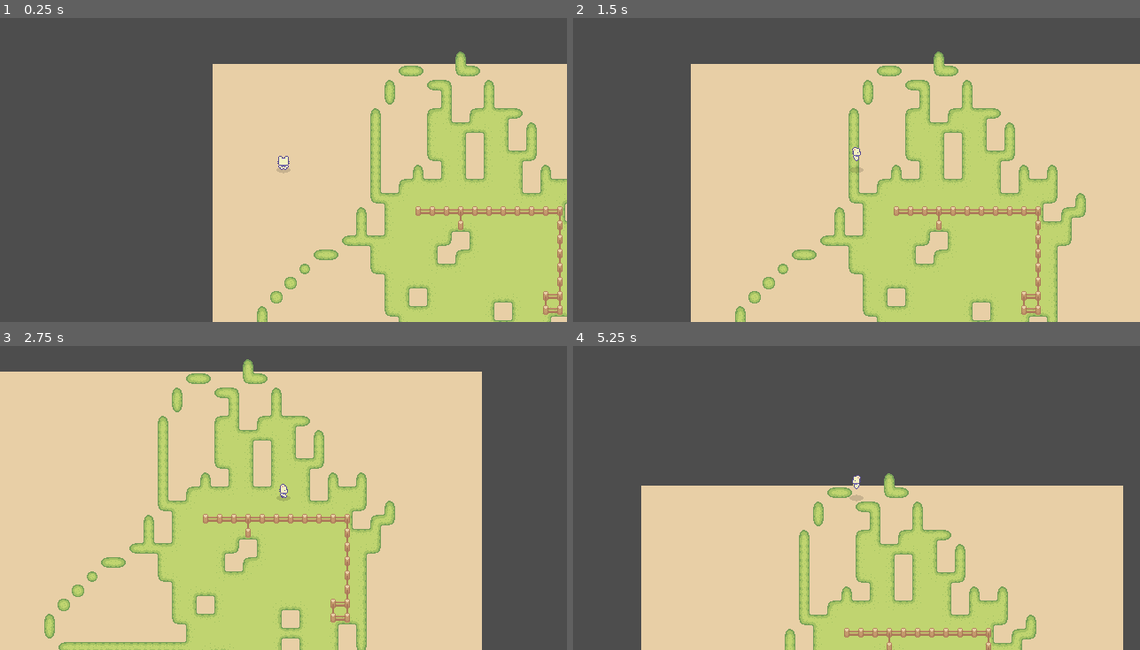
Above: before the commit, frames 1-4 (two rows, left to right).
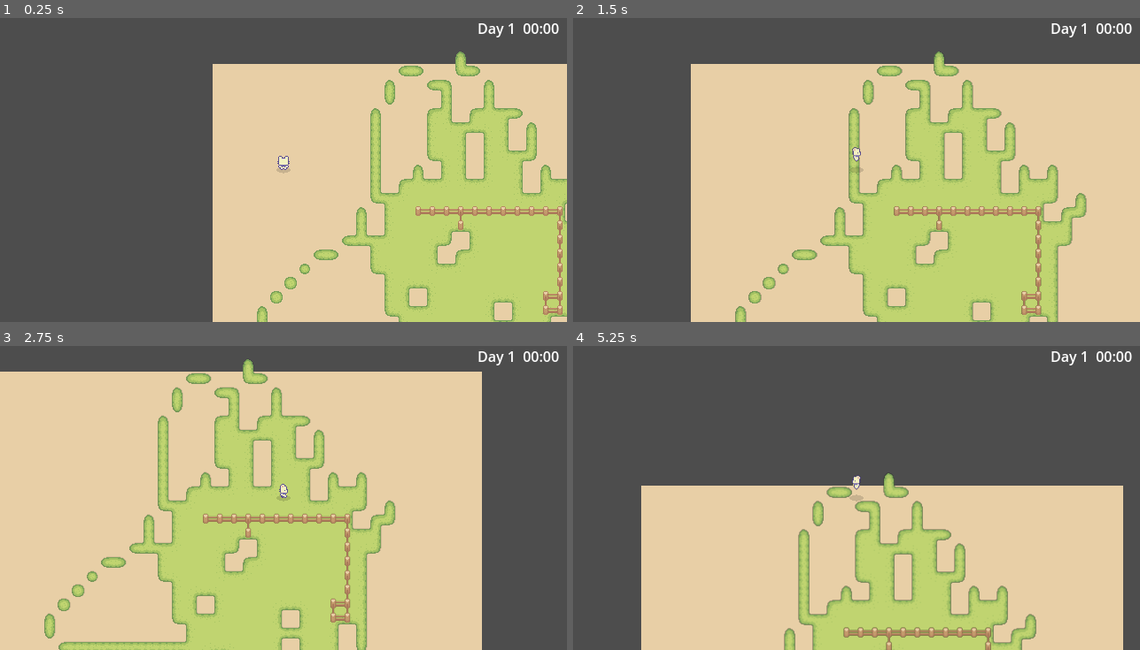
Above: after the commit, the same moments.

Repository: Maaack/Only-Harvest
Game: Godot game, scene res://Scenes/MainGameUI/MainGameUI.tscn
Two runs of this game, one before a commit and one after it. Both use one fixed random seed, a clock stepped at 60 frames per second and the inputs below. Before the commit the project starts from res://Scenes/World/World.tscn.
Inputs:
- Up to frame 1 (0.25 s): no input
- Up to frame 2 (1.5 s): tap Enter at 0.5 s; hold D (move_right) 0.53-1.28 s; tap Space (jump) at 0.77 s; hold S (move_down) from 1.28 s (still down)
- Up to frame 3 (2.75 s): tap Space (jump) at 1.52 s; release S (move_down) at 2.03 s; hold D (move_right) from 2.03 s (still down)
- Up to frame 4 (5.25 s): release D (move_right) at 2.78 s; hold W (move_up) 2.78-3.53 s; tap Space (jump) at 3.02, 3.77, 4.52 s; hold A (move_left) 3.53-5.03 s; hold S (move_down) from 5.03 s (still down)

The runs differ from the first frame. In frame 1, 0.2% of the frame differs, in the area x 84-99%, y 1-7%; in frame 2, 0.8%; in frame 3, 0.3%; in frame 4, 1.2%, in the area x 37-99%, y 1-100%.

Commit message:
Adds a Game UI with clock.

Diff:
--- /dev/null
+++ b/Scenes/MainGameUI/DateTime/DateTime.gd
@@ -0,0 +1,8 @@
+extends HBoxContainer
+
+func set_day(day : int):
+	pass
+	$Day.text = "Day %d" % (day + 1)
+
+func set_hour(hour : int):
+	$Time.text = "%02d:00" % hour
--- /dev/null
+++ b/Scenes/MainGameUI/DateTime/DateTime.tscn
@@ -0,0 +1,20 @@
+[gd_scene load_steps=2 format=3 uid="uid://burp6ip1d6yo"]
+
+[ext_resource type="Script" path="res://Scenes/MainGameUI/DateTime/DateTime.gd" id="1_1vra6"]
+
+[node name="DateTime" type="HBoxContainer"]
+anchors_preset = 1
+anchor_left = 1.0
+anchor_right = 1.0
+offset_left = -40.0
+offset_bottom = 40.0
+grow_horizontal = 0
+script = ExtResource("1_1vra6")
+
+[node name="Day" type="Label" parent="."]
+layout_mode = 2
+text = "Day 1"
+
+[node name="Time" type="Label" parent="."]
+layout_mode = 2
+text = " 00:00"
--- /dev/null
+++ b/Scenes/MainGameUI/MainGameUI.gd
@@ -0,0 +1,5 @@
+extends Control
+
+func _on_world_time_updated():
+	%DateTime.set_day(%World.get_day())
+	%DateTime.set_hour(%World.get_hour())
--- /dev/null
+++ b/Scenes/MainGameUI/MainGameUI.tscn
@@ -0,0 +1,52 @@
+[gd_scene load_steps=4 format=3 uid="uid://c80ux1nhtyq3n"]
+
+[ext_resource type="Script" path="res://Scenes/MainGameUI/MainGameUI.gd" id="1_8g0hl"]
+[ext_resource type="PackedScene" uid="uid://bvnmn54l06oqq" path="res://Scenes/World/World.tscn" id="1_vneci"]
+[ext_resource type="PackedScene" uid="uid://burp6ip1d6yo" path="res://Scenes/MainGameUI/DateTime/DateTime.tscn" id="2_4pd0i"]
+
+[node name="MainGameUI" type="Control"]
+layout_mode = 3
+anchors_preset = 15
+anchor_right = 1.0
+anchor_bottom = 1.0
+grow_horizontal = 2
+grow_vertical = 2
+script = ExtResource("1_8g0hl")
+
+[node name="SubViewportContainer" type="SubViewportContainer" parent="."]
+layout_mode = 1
+anchors_preset = 15
+anchor_right = 1.0
+anchor_bottom = 1.0
+grow_horizontal = 2
+grow_vertical = 2
+stretch = true
+
+[node name="SubViewport" type="SubViewport" parent="SubViewportContainer"]
+handle_input_locally = false
+size = Vector2i(640, 360)
+render_target_update_mode = 4
+
+[node name="World" parent="SubViewportContainer/SubViewport" instance=ExtResource("1_vneci")]
+unique_name_in_owner = true
+
+[node name="MarginContainer" type="MarginContainer" parent="."]
+layout_mode = 1
+anchors_preset = 15
+anchor_right = 1.0
+anchor_bottom = 1.0
+grow_horizontal = 2
+grow_vertical = 2
+theme_override_constants/margin_left = 8
+theme_override_constants/margin_top = 8
+theme_override_constants/margin_right = 8
+theme_override_constants/margin_bottom = 8
+
+[node name="InGameUI" type="Control" parent="MarginContainer"]
+layout_mode = 2
+
+[node name="DateTime" parent="MarginContainer/InGameUI" instance=ExtResource("2_4pd0i")]
+unique_name_in_owner = true
+layout_mode = 1
+
+[connection signal="time_updated" from="SubViewportContainer/SubViewport/World" to="." method="_on_world_time_updated"]
--- a/project.godot
+++ b/project.godot
@@ -11,7 +11,7 @@
 [application]
 
 config/name="Only Harvest"
-run/main_scene="res://Scenes/World/World.tscn"
+run/main_scene="res://Scenes/MainGameUI/MainGameUI.tscn"
 config/features=PackedStringArray("4.1", "GL Compatibility")
 config/icon="res://icon.svg"
 
